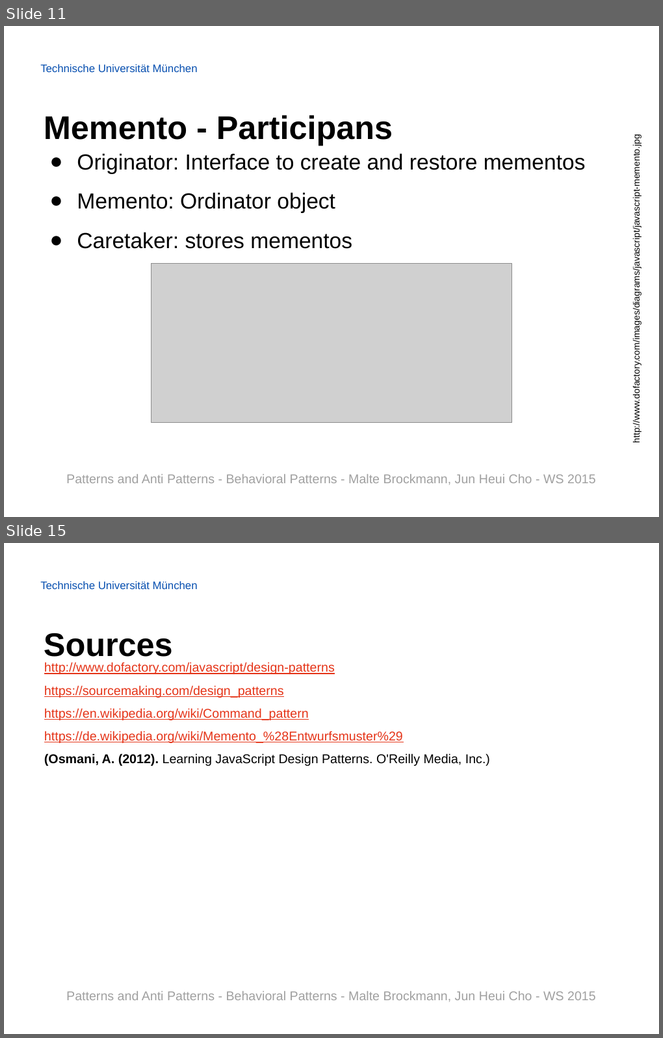
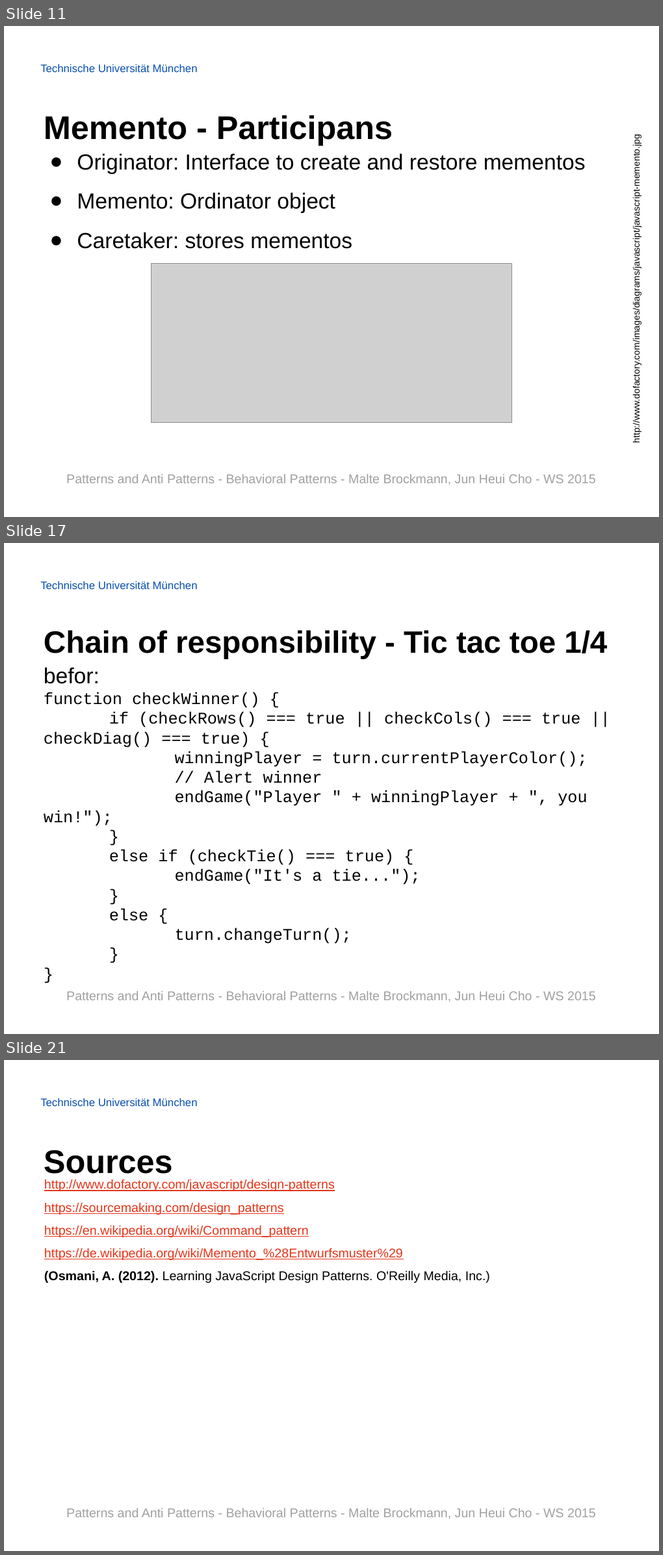
Before and after one commit to Painted6/Behavioral-design-patterns, a slide deck: Behavioral Patterns - JS Patterns and Anti Patterns.pptx. Shown one above the other, each under a label of ours: slides 11 and 15 before the commit, slides 11, 17 and 21 after it; the slides between them are not shown. The pictures are 663x1038 and 663x1555 pixels, drawn with LibreOffice and Linux fonts; fonts in the diff are those of the drawing; grey boxes stand for pictures; background and template pictures are left out. Boxes give left, top, right and bottom in pixels: in the first picture for what was removed or moved away, otherwise in the second. Text is boxed around its words. In the diff, an @@ line names an element or a change of style, - is before the commit and + after.

Commit message:
addes chain of responsibility and added marker for what changed befor->after

```diff
--- a/Behavioral Patterns - JS Patterns and Anti Patterns.pptx
+++ b/Behavioral Patterns - JS Patterns and Anti Patterns.pptx
@@ slide 17 added at (4,543,659,1034), background picture (left out); not listed: 1 template element that a slide beside it also shows @@
@@ title added at (44,630,607,659), 34 pt, text #000000, bold @@
+Chain of responsibility - Tic tac toe 1/4
@@ text added at (44,667,588,944), 18 pt, text #000000 @@
+befor:
+function checkWinner() {
+if (checkRows() === true || checkCols() === true || checkDiag() === true) {
+winningPlayer = turn.currentPlayerColor();
+// Alert winner
+endGame("Player " + winningPlayer + ", you win!");
+}
+else if (checkTie() === true) {
+endGame("It's a tie...");
+}
+else {
+turn.changeTurn();
+}
+}
@@ text added at (66,991,596,1002), 14 pt, text #A0A0A0 @@
+Patterns and Anti Patterns - Behavioral Patterns - Malte Brockmann, Jun Heui Cho - WS 2015
@@ what was slide 15 is now slide 21 @@
```
Also in this commit, not shown: 6 slides changed, 5 other slides added.
